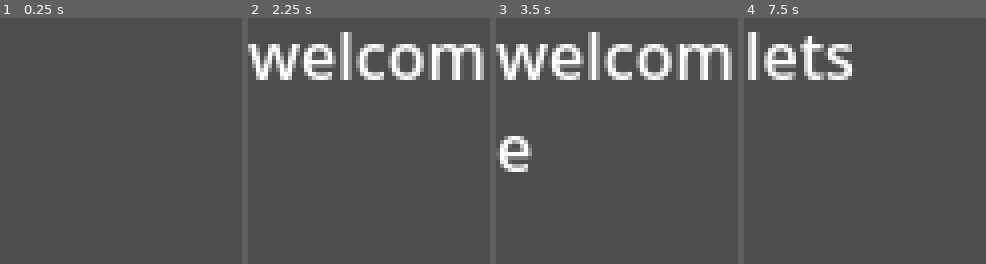
Above: before the commit, frames 1-4 (left to right).
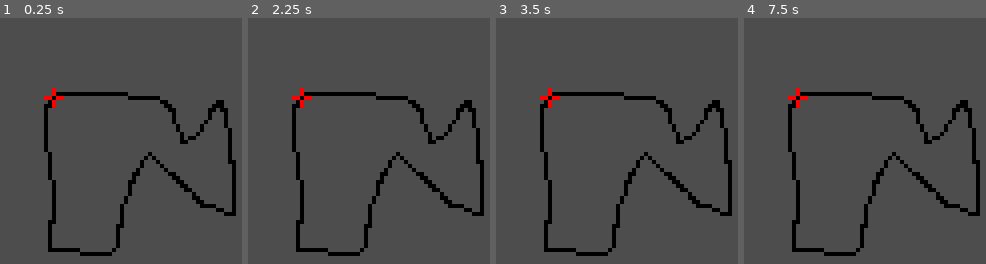
Above: after the commit, the same moments.

Repository: SnekOfSpice/lowrezjam-2025-2
Game: Godot game, scene res://main.tscn
Same seed, same stepped clock (60 frames per second), same inputs: the game is played once before the commit and once after it.
Inputs (mouse positions are in pixels of both pictures, inside the frame that each line leads up to):
- Up to frame 1 (0.25 s): no input
- Up to frame 2 (2.25 s): tap Enter at 0.5, 2 s; move the mouse to (431, 123) at 0.52 s; tap Space at 1.25 s; move the mouse to (325, 148) at 1.27 s; move the mouse to (400, 79) at 2.02 s
- Up to frame 3 (3.5 s): tap Space at 2.75 s; move the mouse to (612, 187) at 2.77 s
- Up to frame 4 (7.5 s): tap Enter at 3.5 s; move the mouse to (949, 175) at 3.52 s; tap Space at 4.25 s; move the mouse to (794, 96) at 4.27 s; move the mouse to (884, 136) at 5.02 s; move the mouse to (833, 72) at 5.77 s; move the mouse to (927, 123) at 6.52 s; move the mouse to (821, 148) at 7.27 s

The runs differ from the first frame. In frame 1, 5.5% of the frame differs, in the area x 18-98%, y 28-97%; in frame 2, 15%; in frame 3, 16%, in the area x 0-98%, y 5-97%; in frame 4, 10%.

Commit message:
awawa things are kinda broken but theworks!!

Diff:
--- a/game/src/stencil/stencil.gd
+++ b/game/src/stencil/stencil.gd
@@ -2,7 +2,25 @@
 class_name Stencil
 
 signal start_level
+signal entered_pixel(coord:Vector2i)
+
+var visited_pixels := []
+
+var last_pos := Vector2i(-100, -100)
 
 func _process(delta: float) -> void:
-	if get_local_mouse_position() == $StartMarker.position:
+	var mouse_pos := Vector2i(get_local_mouse_position())
+	mouse_pos.x = clampi(mouse_pos.x, -31, 31)
+	mouse_pos.y = clampi(mouse_pos.y, -31, 31)
+	var marker_pos := Vector2i($StartMarker.position) + Vector2i.ONE # idk why but the ONE is necessary
+
+	if mouse_pos == marker_pos:
 		emit_signal("start_level")
+
+	if last_pos != mouse_pos and not visited_pixels.has(mouse_pos):
+		emit_signal("entered_pixel", mouse_pos)
+		visited_pixels.append(mouse_pos)
+		print("added" , mouse_pos)
+
+	last_pos = mouse_pos
+	printt(mouse_pos, marker_pos, visited_pixels.size())
--- a/main.gd
+++ b/main.gd
@@ -4,11 +4,18 @@
 	"utah"
 ]
 
+## used for dev purposes
+@export var skip_notifications := false
+
 var level : String
 var level_counter := 0
+var level_started := false
 
 var show_time_per_character := 0.04
 var hide_time_per_character := 0.01
+
+var goal_pixels := []
+var hit_pixels := []
 
 func _ready() -> void:
 	%Notification.visible_characters = 0
@@ -24,17 +31,53 @@
 		child.queue_free()
 
 	var level_path := "res://game/src/stencil/stencils/%s.tscn" % LEVELS[number]
-	var instance : Stencil = load(level_path).instantiate()
-	%LevelContainer.add_child(instance)
-	instance.start_level.connect(start_level)
+	var stencil : Stencil = load(level_path).instantiate()
+	%LevelContainer.add_child(stencil)
+	stencil.start_level.connect(on_stencil_start_level)
+	stencil.start_level.connect(on_stencil_pixel_entered)
+
+	goal_pixels.clear()
+	hit_pixels.clear()
+	for x in 64:
+		for y in 64:
+			var coord = Vector2(x, y)
+			if stencil.is_pixel_opaque(coord):
+				goal_pixels.append(Vector2i(coord))
 
 	notify(["MOUSE 2 CROSS"], 1)
+	level_started = false
+	print(goal_pixels)
 
-func start_level():
+func on_stencil_pixel_entered(coord:Vector2i):
+	if hit_pixels.has(coord):
+		return
+	hit_pixels.append(coord)
+	goal_pixels.erase(coord)
+	print(goal_pixels)
+	if goal_pixels.is_empty():
+		finish_level()
+
+func finish_level():
+	print("you win")
+
+func get_current_stencil() -> Stencil:
+	if %LevelContainer.get_child(0) is Stencil:
+		return %LevelContainer.get_child(0)
+	return null
+
+func on_stencil_start_level():
+	if level_started:
+		return
+	level_started = true
 	print("start")
 
 var notification_tween
 func notify(messages:Array, initial_delay:=0.0, callable_at_end:=Callable()):
+	if skip_notifications:
+		if callable_at_end:
+			callable_at_end.call()
+		push_warning("toggle skip_notifications before exporting")
+		return
 	if notification_tween:
 		notification_tween.kill()
 	notification_tween = create_tween()
--- a/main.tscn
+++ b/main.tscn
@@ -4,6 +4,7 @@
 
 [node name="Main" type="Node2D"]
 script = ExtResource("1_ig7tw")
+skip_notifications = true
 
 [node name="LevelContainer" type="Node2D" parent="."]
 unique_name_in_owner = true
